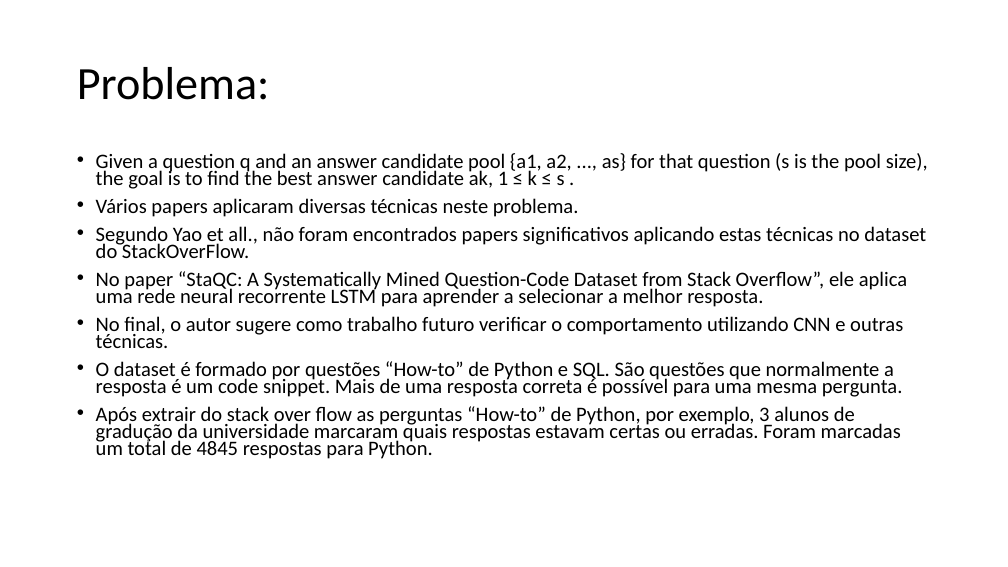
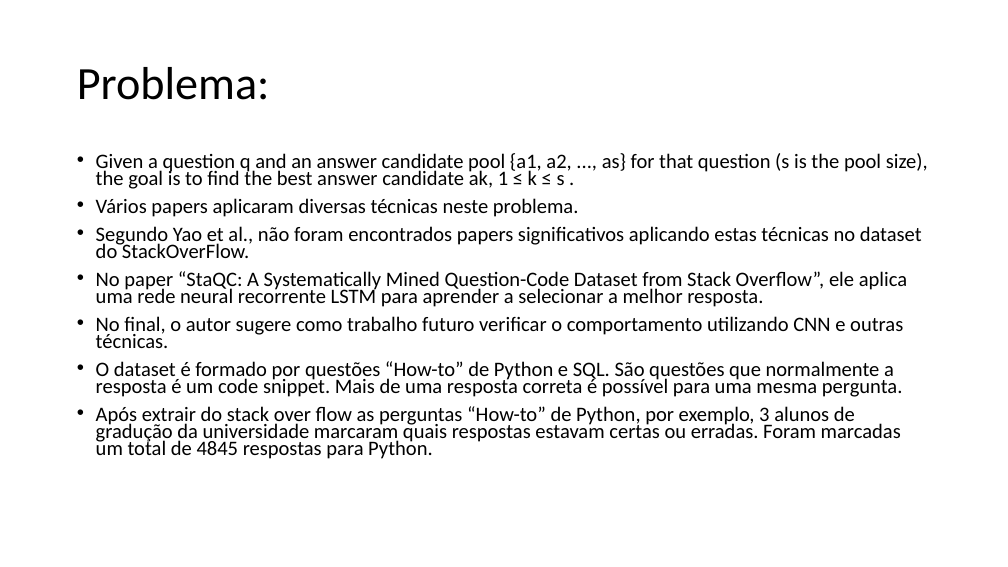
Before and after one commit to mrezende/Question-Answer-Selection, a slide deck: slide 2 of draft/presentation_draft.pptx. Drawn at 1008x567 pixels with LibreOffice and Linux fonts; fonts in the diff are those of the drawing. Boxes give left, top, right and bottom in pixels: in the first picture for what was removed or moved away, otherwise in the second. Text is boxed around its words. In the diff, an @@ line names an element or a change of style, - is before the commit and + after.

```diff
--- a/draft/presentation_draft.pptx
+++ b/draft/presentation_draft.pptx
@@ text at bbox=[96, 226, 922, 258]: text changed @@
-• Segundo Yao et all., não foram encontrados papers significativos aplicando estas técnicas no dataset do StackOverFlow.
+• Segundo Yao et al., não foram encontrados papers significativos aplicando estas técnicas no dataset do StackOverFlow.
```
Also in this commit, not shown: 1 other slide changed, 8 slides added, 1 other file.
